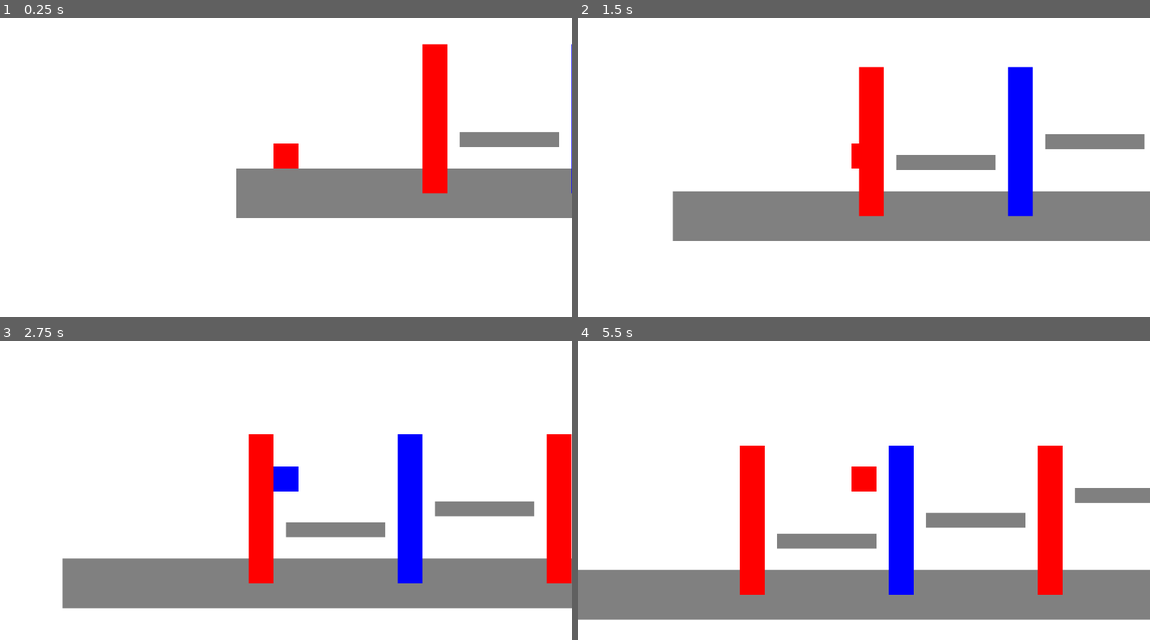
Above: before the commit, frames 1-4 (two rows, left to right).
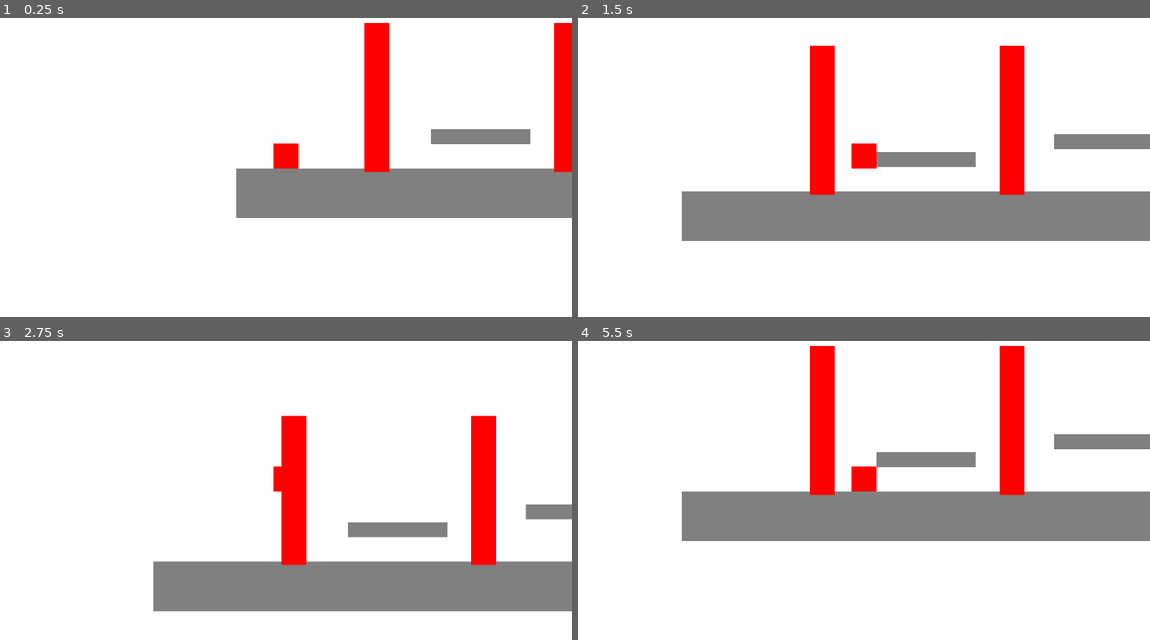
Above: after the commit, the same moments.

Repository: stevloc/week3-gamedesign
Game: Godot game, scene res://main.tscn
Two runs of this game, one before a commit and one after it. Both use one fixed random seed, a clock stepped at 60 frames per second and the inputs below.
Inputs:
- Up to frame 1 (0.25 s): no input
- Up to frame 2 (1.5 s): tap Enter (ui_accept) at 0.5, 0.6, 0.77, 1.07, 1.35 s; hold Right (ui_right) from 0.53 s (still down)
- Up to frame 3 (2.75 s): tap Enter (ui_accept) at 1.52, 1.82, 2.1 s; release Right (ui_right) at 2.03 s; hold Left (ui_left) from 2.03 s (still down)
- Up to frame 4 (5.5 s): release Left (ui_left) at 2.78 s; hold Right (ui_right) 2.78-4.28 s; tap Enter (ui_accept) at 2.85, 3.02, 3.32, 3.6, 3.77, 4.07, 4.35, 4.52, 4.82, 5.1 s; hold Left (ui_left) 4.28-5.03 s; hold Right (ui_right) from 5.03 s (still down)

The runs differ from the first frame. In frame 1, 6.5% of the frame differs, in the area x 63-100%, y 1-59%; in frame 2, 8.3%; in frame 3, 17%; in frame 4, 38%, in the area x 0-100%, y 1-94%.

Commit message:
Added color adders and subtractors

Diff:
--- /dev/null
+++ b/color_adder.gd
@@ -0,0 +1,35 @@
+extends Area2D
+
+@export var trigger_color: Player.PlayerColor = Player.PlayerColor.BLUE
+
+@onready var color_rect: ColorRect = $ColorRect
+
+func _ready() -> void:
+	_apply_visual_color()
+	pass
+
+func _process(delta: float) -> void:
+	pass
+
+func _on_body_entered(body: Node2D) -> void:
+	if body.is_in_group("player"):
+		body.add_color(trigger_color)
+
+func _apply_visual_color() -> void:
+	match trigger_color:
+		Player.PlayerColor.RED:
+			color_rect.color = Color(1, 0, 0, 1)
+		Player.PlayerColor.BLUE:
+			color_rect.color = Color(0, 0, 1, 1)
+		Player.PlayerColor.YELLOW:
+			color_rect.color = Color(1, 1, 0, 1)
+		Player.PlayerColor.GREEN:
+			color_rect.color = Color(0, 1, 0, 1)
+		Player.PlayerColor.PURPLE:
+			color_rect.color = Color(0.5, 0, 0.5, 1)
+		Player.PlayerColor.ORANGE:
+			color_rect.color = Color(1, 0.5, 0, 1)
+		Player.PlayerColor.WHITE:
+			color_rect.color = Color(1, 1, 1, 1)
+		Player.PlayerColor.PINK:
+			color_rect.color = Color(1, 0.4, 0.7, 1)
--- /dev/null
+++ b/color_adder.tscn
@@ -0,0 +1,19 @@
+[gd_scene format=3 uid="uid://cpds5jyofdrxh"]
+
+[ext_resource type="Script" uid="uid://dkfgwhb76svog" path="res://color_adder.gd" id="1_hm5hd"]
+
+[sub_resource type="RectangleShape2D" id="RectangleShape2D_h41d6"]
+
+[node name="ColorAdder" type="Area2D" unique_id=1236073505]
+script = ExtResource("1_hm5hd")
+
+[node name="CollisionShape2D" type="CollisionShape2D" parent="." unique_id=1551529506]
+shape = SubResource("RectangleShape2D_h41d6")
+
+[node name="ColorRect" type="ColorRect" parent="." unique_id=1361268282]
+offset_left = -10.0
+offset_top = -10.0
+offset_right = 10.0
+offset_bottom = 10.0
+
+[connection signal="body_entered" from="." to="." method="_on_body_entered"]
--- /dev/null
+++ b/color_subtractor.gd
@@ -0,0 +1,35 @@
+extends Area2D
+
+@export var trigger_color: Player.PlayerColor = Player.PlayerColor.BLUE
+
+@onready var color_rect: ColorRect = $ColorRect
+
+func _ready() -> void:
+	_apply_visual_color()
+	pass
+
+func _process(delta: float) -> void:
+	pass
+
+func _on_body_entered(body: Node2D) -> void:
+	if body.is_in_group("player"):
+		body.subtract_color(trigger_color)
+
+func _apply_visual_color() -> void:
+	match trigger_color:
+		Player.PlayerColor.RED:
+			color_rect.color = Color(1, 0, 0, 1)
+		Player.PlayerColor.BLUE:
+			color_rect.color = Color(0, 0, 1, 1)
+		Player.PlayerColor.YELLOW:
+			color_rect.color = Color(1, 1, 0, 1)
+		Player.PlayerColor.GREEN:
+			color_rect.color = Color(0, 1, 0, 1)
+		Player.PlayerColor.PURPLE:
+			color_rect.color = Color(0.5, 0, 0.5, 1)
+		Player.PlayerColor.ORANGE:
+			color_rect.color = Color(1, 0.5, 0, 1)
+		Player.PlayerColor.WHITE:
+			color_rect.color = Color(1, 1, 1, 1)
+		Player.PlayerColor.PINK:
+			color_rect.color = Color(1, 0.4, 0.7, 1)
--- /dev/null
+++ b/color_subtractor.tscn
@@ -0,0 +1,19 @@
+[gd_scene format=3 uid="uid://demu3u67o3vdo"]
+
+[ext_resource type="Script" uid="uid://dqr231ie4jk44" path="res://color_subtractor.gd" id="1_22n6b"]
+
+[sub_resource type="RectangleShape2D" id="RectangleShape2D_jofv8"]
+
+[node name="ColorSubtractor" type="Area2D" unique_id=1005140926]
+script = ExtResource("1_22n6b")
+
+[node name="CollisionShape2D" type="CollisionShape2D" parent="." unique_id=1863550941]
+shape = SubResource("RectangleShape2D_jofv8")
+
+[node name="ColorRect" type="ColorRect" parent="." unique_id=2139723591]
+offset_left = -10.0
+offset_top = -10.0
+offset_right = 10.0
+offset_bottom = 10.0
+
+[connection signal="body_entered" from="." to="." method="_on_body_entered"]
--- a/main.tscn
+++ b/main.tscn
@@ -1,6 +1,8 @@
 [gd_scene format=3 uid="uid://blngt80rl0wue"]
 
-[ext_resource type="PackedScene" path="res://player.tscn" id="1_main"]
+[ext_resource type="PackedScene" uid="uid://c5qxvjxqwxqxq" path="res://player.tscn" id="1_main"]
+[ext_resource type="PackedScene" uid="uid://cpds5jyofdrxh" path="res://color_adder.tscn" id="2_0xm2m"]
+[ext_resource type="PackedScene" uid="uid://demu3u67o3vdo" path="res://color_subtractor.tscn" id="3_h2yge"]
 
 [sub_resource type="RectangleShape2D" id="RectangleShape2D_ground"]
 size = Vector2(3000, 100)
@@ -13,7 +15,7 @@
 
 [node name="Main" type="Node2D" unique_id=1874559404]
 
-[node name="Player" parent="." unique_id=1916388868 instance=ExtResource("1_main")]
+[node name="Player" parent="." unique_id=1916388868 groups=["player"] instance=ExtResource("1_main")]
 position = Vector2(100, 500)
 
 [node name="Camera2D" type="Camera2D" parent="Player" unique_id=1223158880]
@@ -32,7 +34,7 @@
 shape = SubResource("RectangleShape2D_ground")
 
 [node name="RedWall1" type="StaticBody2D" parent="." unique_id=563851119]
-position = Vector2(400, 450)
+position = Vector2(283, 407)
 collision_layer = 2
 collision_mask = 0
 
@@ -42,27 +44,29 @@
 offset_right = 25.0
 offset_bottom = 150.0
 color = Color(1, 0, 0, 1)
+metadata/_edit_use_anchors_ = true
 
 [node name="CollisionShape2D" type="CollisionShape2D" parent="RedWall1" unique_id=1518936976]
 shape = SubResource("wall_shape")
 
-[node name="BlueWall1" type="StaticBody2D" parent="." unique_id=1546555252]
-position = Vector2(700, 450)
-collision_layer = 4
+[node name="PurpleWall1" type="StaticBody2D" parent="." unique_id=1546555252]
+position = Vector2(1912, 418)
+collision_layer = 32
 collision_mask = 0
 
-[node name="ColorRect" type="ColorRect" parent="BlueWall1" unique_id=1304688951]
+[node name="ColorRect" type="ColorRect" parent="PurpleWall1" unique_id=1304688951]
 offset_left = -25.0
 offset_top = -150.0
 offset_right = 25.0
 offset_bottom = 150.0
-color = Color(0, 0, 1, 1)
+color = Color(0.5547914, 0.00021206409, 0.5513911, 1)
+metadata/_edit_use_anchors_ = true
 
-[node name="CollisionShape2D" type="CollisionShape2D" parent="BlueWall1" unique_id=202086165]
+[node name="CollisionShape2D" type="CollisionShape2D" parent="PurpleWall1" unique_id=202086165]
 shape = SubResource("wall_shape")
 
 [node name="RedWall2" type="StaticBody2D" parent="." unique_id=1405398157]
-position = Vector2(1000, 450)
+position = Vector2(665, 407)
 collision_layer = 2
 collision_mask = 0
 
@@ -72,12 +76,13 @@
 offset_right = 25.0
 offset_bottom = 150.0
 color = Color(1, 0, 0, 1)
+metadata/_edit_use_anchors_ = true
 
 [node name="CollisionShape2D" type="CollisionShape2D" parent="RedWall2" unique_id=163863625]
 shape = SubResource("wall_shape")
 
 [node name="BlueWall2" type="StaticBody2D" parent="." unique_id=985119274]
-position = Vector2(1300, 450)
+position = Vector2(1126, 518)
 collision_layer = 4
 collision_mask = 0
 
@@ -87,12 +92,13 @@
 offset_right = 25.0
 offset_bottom = 150.0
 color = Color(0, 0, 1, 1)
+metadata/_edit_use_anchors_ = true
 
 [node name="CollisionShape2D" type="CollisionShape2D" parent="BlueWall2" unique_id=1147469596]
 shape = SubResource("wall_shape")
 
 [node name="Platform1" type="StaticBody2D" parent="." unique_id=796497968]
-position = Vector2(550, 492)
+position = Vector2(492, 486)
 
 [node name="ColorRect" type="ColorRect" parent="Platform1" unique_id=790743292]
 offset_left = -100.0
@@ -100,6 +106,7 @@
 offset_right = 100.0
 offset_bottom = 15.0
 color = Color(0.5, 0.5, 0.5, 1)
+metadata/_edit_use_anchors_ = true
 
 [node name="CollisionShape2D" type="CollisionShape2D" parent="Platform1" unique_id=715056382]
 shape = SubResource("platform_shape")
@@ -118,7 +125,7 @@
 shape = SubResource("platform_shape")
 
 [node name="Platform3" type="StaticBody2D" parent="." unique_id=6742186]
-position = Vector2(1150, 400)
+position = Vector2(1366, 416)
 
 [node name="ColorRect" type="ColorRect" parent="Platform3" unique_id=271272297]
 offset_left = -100.0
@@ -126,6 +133,32 @@
 offset_right = 100.0
 offset_bottom = 15.0
 color = Color(0.5, 0.5, 0.5, 1)
+metadata/_edit_use_anchors_ = true
 
 [node name="CollisionShape2D" type="CollisionShape2D" parent="Platform3" unique_id=504094449]
 shape = SubResource("platform_shape")
+
+[node name="ColorAdder" parent="." unique_id=1236073505 instance=ExtResource("2_0xm2m")]
+position = Vector2(1675.9999, 364)
+scale = Vector2(4.5, 4.5)
+
+[node name="ColorSubtractor" parent="." unique_id=1005140926 instance=ExtResource("3_h2yge")]
+position = Vector2(2159, 429)
+scale = Vector2(4.5, 4.5)
+trigger_color = 0
+
+[node name="BlueWall3" type="StaticBody2D" parent="." unique_id=450555451]
+position = Vector2(2427, 419)
+collision_layer = 4
+collision_mask = 0
+
+[node name="ColorRect" type="ColorRect" parent="BlueWall3" unique_id=1323003119]
+offset_left = -25.0
+offset_top = -150.0
+offset_right = 25.0
+offset_bottom = 150.0
+color = Color(0, 0, 1, 1)
+metadata/_edit_use_anchors_ = true
+
+[node name="CollisionShape2D" type="CollisionShape2D" parent="BlueWall3" unique_id=637330298]
+shape = SubResource("wall_shape")
--- a/player.gd
+++ b/player.gd
@@ -1,10 +1,11 @@
 extends CharacterBody2D
+class_name Player
 
 const SPEED = 300.0
 const JUMP_VELOCITY = -400.0
 const COYOTE_TIME = 0.1
 
-enum PlayerColor { RED, BLUE }
+enum PlayerColor { RED, BLUE, YELLOW, GREEN, PURPLE, ORANGE, WHITE, PINK }
 var current_color: PlayerColor = PlayerColor.RED
 var coyote_timer: float = 0.0
 
@@ -12,8 +13,6 @@
 
 func _ready():
 	update_color()
-	set_collision_mask_value(2, false)  # Red walls
-	set_collision_mask_value(3, true)   # Blue walls
 
 func _physics_process(delta: float) -> void:
 	# Add gravity
@@ -28,7 +27,7 @@
 	if Input.is_action_just_pressed("ui_accept") and can_jump:
 		velocity.y = JUMP_VELOCITY
 		coyote_timer = 0.0
-		toggle_color()
+		#toggle_color()
 
 	# Get input direction and handle movement
 	var direction := Input.get_axis("ui_left", "ui_right")
@@ -39,19 +38,76 @@
 
 	move_and_slide()
 
-func toggle_color():
-	if current_color == PlayerColor.RED:
-		current_color = PlayerColor.BLUE
-	else:
-		current_color = PlayerColor.RED
+func update_color() -> void:
+	collision_mask = -1
+	match current_color:
+		PlayerColor.BLUE:
+			color_rect.color = Color(0, 0, 1, 1)
+			set_collision_mask_value(3, false)
+		PlayerColor.RED:
+			color_rect.color = Color(1, 0, 0, 1)
+			set_collision_mask_value(2, false)
+		PlayerColor.YELLOW:
+			color_rect.color = Color(1, 1, 0, 1)
+			set_collision_mask_value(4, false)
+		PlayerColor.GREEN:
+			color_rect.color = Color(0, 1, 0, 1)
+			set_collision_mask_value(5, false)
+		PlayerColor.PURPLE:
+			color_rect.color = Color(0.5, 0, 0.5, 1)
+			set_collision_mask_value(6, false)
+		PlayerColor.ORANGE:
+			color_rect.color = Color(1, 0.5, 0, 1)
+			set_collision_mask_value(7, false)
+		PlayerColor.WHITE:
+			color_rect.color = Color(1, 1, 1, 1)
+			set_collision_mask_value(8, false)
+		PlayerColor.PINK:
+			color_rect.color = Color(1, 0.4, 0.7, 1)
+			set_collision_mask_value(9, false)
+
+func add_color(color: PlayerColor) -> void:
+	match current_color:
+		PlayerColor.RED:
+			match color:
+				PlayerColor.BLUE:
+					current_color = PlayerColor.PURPLE
+				PlayerColor.YELLOW:
+					current_color = PlayerColor.ORANGE
+				PlayerColor.WHITE:
+					current_color = PlayerColor.PINK
+		PlayerColor.BLUE:
+			match color:
+				PlayerColor.RED:
+					current_color = PlayerColor.PURPLE
+				PlayerColor.YELLOW:
+					current_color = PlayerColor.GREEN
+		PlayerColor.YELLOW:
+			match color:
+				PlayerColor.RED:
+					current_color = PlayerColor.ORANGE
+				PlayerColor.BLUE:
+					current_color = PlayerColor.GREEN
 	update_color()
 
-func update_color():
-	if current_color == PlayerColor.RED:
-		color_rect.color = Color(1, 0, 0, 1)  # Red
-		set_collision_mask_value(2, false)  # Pass through red walls
-		set_collision_mask_value(3, true)   # Collide with blue walls
-	else:
-		color_rect.color = Color(0, 0, 1, 1)  # Blue
-		set_collision_mask_value(2, true)   # Collide with red walls
-		set_collision_mask_value(3, false)  # Pass through blue walls
+func subtract_color(color: PlayerColor) -> void:
+	match current_color:
+		PlayerColor.PURPLE:
+			match color:
+				PlayerColor.RED:
+					current_color = PlayerColor.BLUE
+				PlayerColor.BLUE:
+					current_color = PlayerColor.RED
+		PlayerColor.ORANGE:
+			match color:
+				PlayerColor.RED:
+					current_color = PlayerColor.YELLOW
+				PlayerColor.BLUE:
+					current_color = PlayerColor.ORANGE
+		PlayerColor.GREEN:
+			match color:
+				PlayerColor.BLUE:
+					current_color = PlayerColor.YELLOW
+				PlayerColor.YELLOW:
+					current_color = PlayerColor.BLUE
+	update_color()
--- a/player.tscn
+++ b/player.tscn
@@ -1,19 +1,19 @@
-[gd_scene load_steps=2 format=3 uid="uid://c5qxvjxqwxqxq"]
+[gd_scene format=3 uid="uid://c5qxvjxqwxqxq"]
 
-[ext_resource type="Script" path="res://player.gd" id="1_player"]
+[ext_resource type="Script" uid="uid://c18rihxgylrl5" path="res://player.gd" id="1_player"]
 
 [sub_resource type="RectangleShape2D" id="RectangleShape2D_1"]
 size = Vector2(50, 50)
 
-[node name="Player" type="CharacterBody2D"]
+[node name="Player" type="CharacterBody2D" unique_id=685475486 groups=["player"]]
 script = ExtResource("1_player")
 
-[node name="ColorRect" type="ColorRect" parent="."]
+[node name="ColorRect" type="ColorRect" parent="." unique_id=1049077831]
 offset_left = -25.0
 offset_top = -25.0
 offset_right = 25.0
 offset_bottom = 25.0
 color = Color(1, 0, 0, 1)
 
-[node name="CollisionShape2D" type="CollisionShape2D" parent="."]
+[node name="CollisionShape2D" type="CollisionShape2D" parent="." unique_id=1785609692]
 shape = SubResource("RectangleShape2D_1")
Not shown, added: color_adder.gd.uid
Not shown, added: color_subtractor.gd.uid
